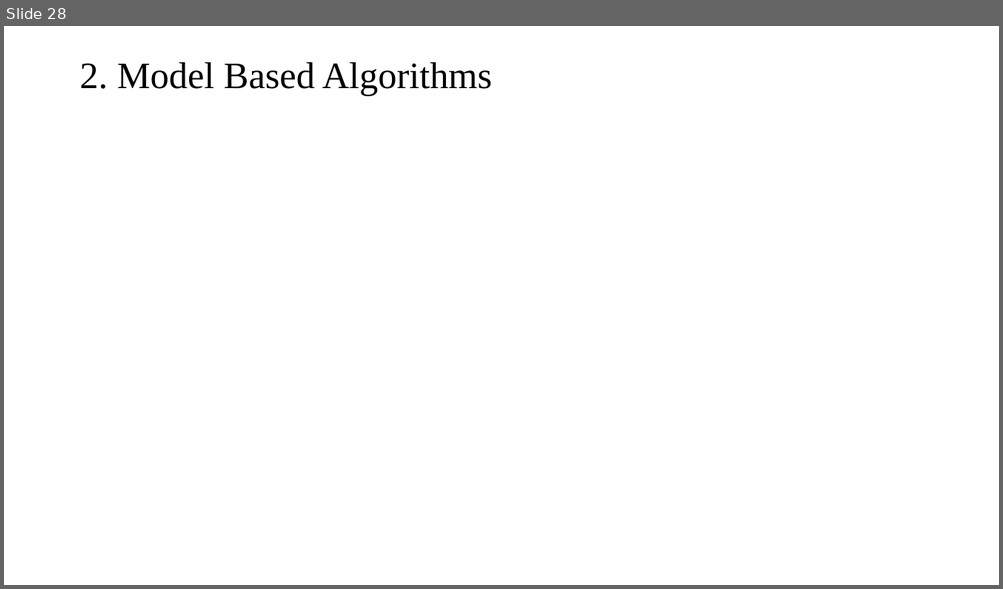
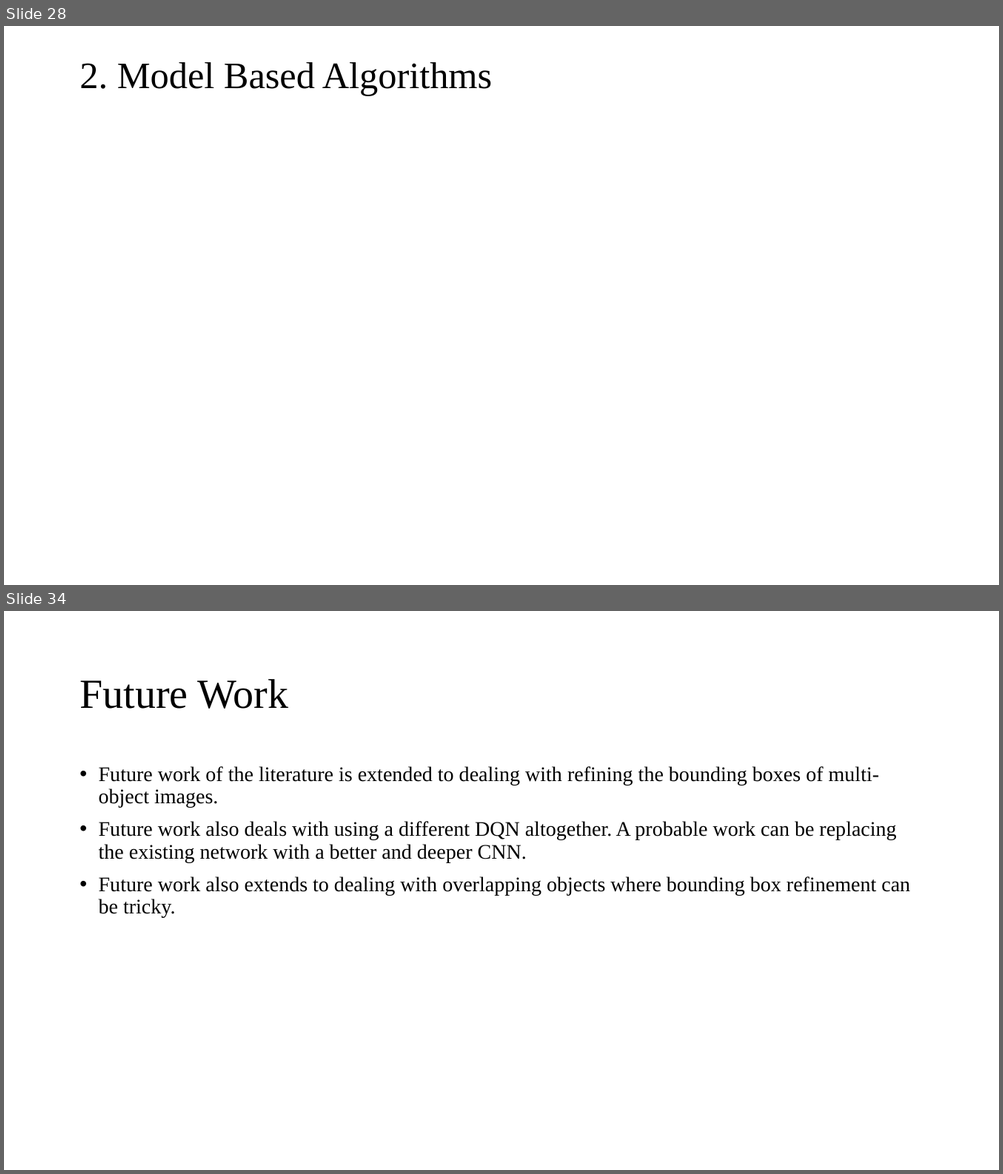
Before and after one commit to mlnewbie1996/Dissertation-MTech, a slide deck: Phase_I/Dissertation_Phase1.pptx. Shown one above the other, each under a label of ours: slide 28 before the commit, slides 28 and 34 after it; the slides between them are not shown. The pictures are 1003x589 and 1003x1174 pixels, drawn with LibreOffice and Linux fonts; fonts in the diff are those of the drawing; grey boxes stand for pictures. Boxes give left, top, right and bottom in pixels: in the first picture for what was removed or moved away, otherwise in the second. Text is boxed around its words. In the diff, an @@ line names an element or a change of style, - is before the commit and + after.

```diff
--- a/Phase_I/Dissertation_Phase1.pptx
+++ b/Phase_I/Dissertation_Phase1.pptx
@@ slide 34 added at <box>4,611,999,1170</box>, background #FFFFFF @@
@@ title added at <box>79,679,288,709</box>, 40 pt, text #000000 @@
+Future Work
@@ text added at <box>99,766,910,918</box>, 20 pt, text #000000 @@
+• Future work of the literature is extended to dealing with refining the bounding boxes of multi-object images.
+• Future work also deals with using a different DQN altogether. A probable work can be replacing the existing network with a better and deeper CNN.
+• Future work also extends to dealing with overlapping objects where bounding box refinement can be tricky.
```
Also in this commit, not shown: 1 slide changed, 8 other slides added, 3 slides removed, 9 other files.
